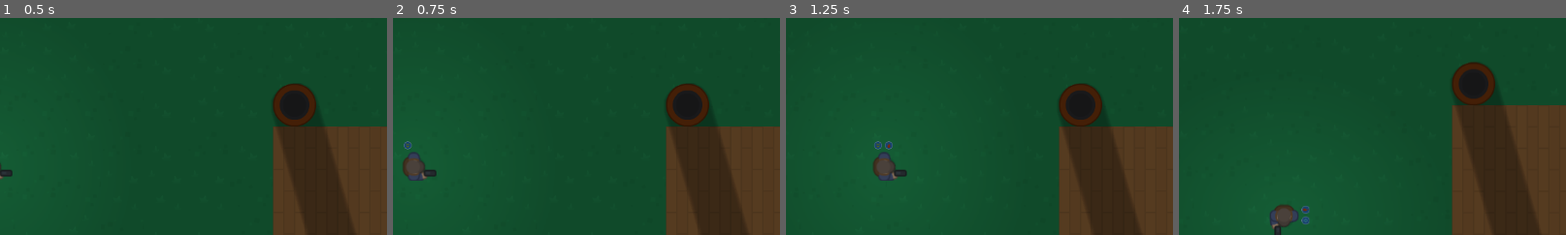
Above: before the commit, frames 1-4 (left to right).
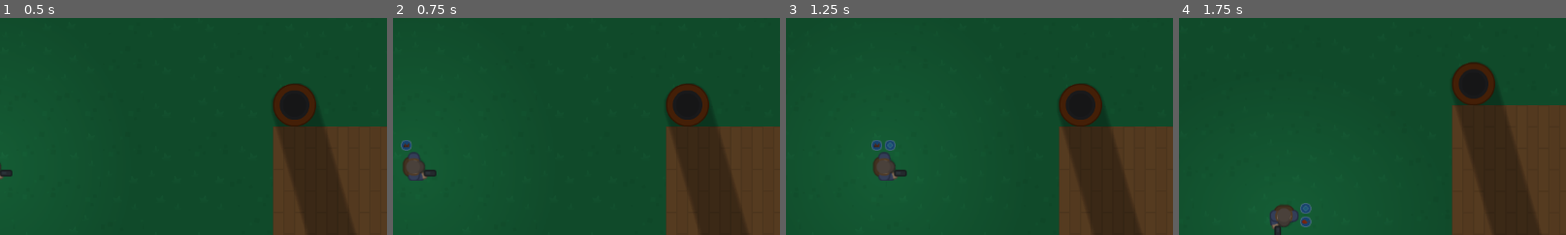
Above: after the commit, the same moments.

Repository: ChristopherDebray/godot_base
Game: Godot game, scene res://scenes/level/levels/level_test.tscn
Two runs of this game, one before a commit and one after it. Both use one fixed random seed, a clock stepped at 60 frames per second and the inputs below.
Inputs (mouse positions are % of the whole screen's width and height, from its top left):
- Up to frame 1 (0.5 s): no input
- Up to frame 2 (0.75 s): tap Enter at 0.5 s; move the mouse to (72, 45) at 0.52 s; hold D (right) from 0.53 s (still down); tap 3 (b_3_action) at 0.6 s
- Up to frame 3 (1.25 s): keep holding D (right); tap 1 (x_1_action) at 0.8 s
- Up to frame 4 (1.75 s): move the mouse to (30, 55) at 1.27 s; release D (right) at 1.28 s; hold S (down) from 1.28 s (still down); tap 1 (x_1_action) at 1.35 s; tap 2 (y_2_action) at 1.55 s
The pictures show only the part of the screen within x 15-65%, y 5-55%; the shares and areas given below are measured in that part.

Frame 1 is identical in both runs. In frame 2, less than 0.1% of the frame differs, in the area x 2-5%, y 56-62%; in frame 3, 0.2%, in the area x 22-29%, y 56-62%; in frame 4, 0.2%.

Commit message:
feat: added casting spell strategy

Diff:
--- a/project.godot
+++ b/project.godot
@@ -10,7 +10,7 @@
 
 [application]
 
-config/name="New Game Project"
+config/name="Mage_test"
 run/main_scene="uid://cx67ymxqoecu0"
 config/features=PackedStringArray("4.4", "Mobile")
 config/icon="res://icon.svg"
@@ -64,6 +64,11 @@
 "events": [Object(InputEventKey,"resource_local_to_scene":false,"resource_name":"","device":-1,"window_id":0,"alt_press …(192 unchanged characters)…
 ]
 }
+use_spell={
+"deadzone": 0.2,
+"events": [Object(InputEventMouseButton,"resource_local_to_scene":false,"resource_name":"","device":-1,"window_id":0,"alt_pressed":false,"shift_pressed":false,"ctrl_pressed":false,"meta_pressed":false,"button_mask":1,"position":Vector2(356, 18),"global_position":Vector2(365, 66),"factor":1.0,"button_index":1,"canceled":false,"pressed":true,"double_click":false,"script":null)
+]
+}
 
 [layer_names]
 
--- a/scenes/player/player.gd
+++ b/scenes/player/player.gd
@@ -15,6 +15,20 @@
 	FIRE,
 	EARTH,
 	WIND,
+}
+
+var spell_book := {
+	[ELEMENTS.FIRE, ELEMENTS.FIRE]: "Fireball",
+	[ELEMENTS.WATER, ELEMENTS.WATER]: "Ice Lance",
+	[ELEMENTS.EARTH, ELEMENTS.EARTH]: "Stone Shield",
+	[ELEMENTS.WIND, ELEMENTS.WIND]: "Gust",
+
+	[ELEMENTS.FIRE, ELEMENTS.WATER]: "Steam Burst",
+	[ELEMENTS.FIRE, ELEMENTS.EARTH]: "Magma Wave",
+	[ELEMENTS.WATER, ELEMENTS.WIND]: "Blizzard",
+	[ELEMENTS.EARTH, ELEMENTS.WIND]: "Sandstorm",
+	[ELEMENTS.FIRE, ELEMENTS.WIND]: "Flame Tornado",
+	[ELEMENTS.WATER, ELEMENTS.EARTH]: "Mud Trap",
 }
 
 const SPEED: float = 230.0
@@ -45,14 +59,17 @@
 
 func detect_interaction_inputs() -> void:
 	if Input.is_action_just_pressed("x_1_action"):
+		activate_element(ELEMENTS.WATER)
+	if Input.is_action_just_pressed("y_2_action"):
 		activate_element(ELEMENTS.FIRE)
-	if Input.is_action_just_pressed("y_2_action"):
-		activate_element(ELEMENTS.WATER)
 	if Input.is_action_just_pressed("b_3_action"):
-		activate_element(ELEMENTS.WIND)
+		activate_element(ELEMENTS.EARTH)
 
 	if Input.is_action_just_pressed("validate"):
 		print("validate");
+
+	if Input.is_action_just_pressed("use_spell"):
+		use_spell()
 
 func activate_element(element: ELEMENTS) -> void:
 	if active_elements.size() >= 2:
@@ -84,6 +101,36 @@
 		second_element.hide()
 		timer_second_element.stop()
 
+func get_aim_direction() -> Vector2:
+	if Input.get_connected_joypads().size():
+		var stick_direction: Vector2 = Vector2.RIGHT
+		stick_direction.x = Input.get_action_strength("aim_right") - Input.get_action_strength("aim_left")
+		stick_direction.y = Input.get_action_strength("aim_down") - Input.get_action_strength("aim_up")
+		return Vector2.ZERO.direction_to(stick_direction)
+
+	return global_position.direction_to(get_global_mouse_position())
+
+func use_spell() -> void:
+	var spell_name = get_spell_from_elements(active_elements)
+	print("Casting spell:", spell_name)
+	_remove_element(1)
+	_remove_element(0)
+
+func get_spell_from_elements(elements: Array[int]) -> String:
+	if elements.is_empty():
+		return "No spell"
+
+	var combo = elements.duplicate()
+	combo.sort() # ignore l’ordre d’activation
+
+	if spell_book.has(combo):
+		return spell_book[combo]
+
+	if combo.size() == 1 and spell_book.has([combo[0]]):
+		return spell_book[[combo[0]]]
+
+	return "Unknown combination"
+
 func _on_timer_first_element_timeout() -> void:
 	if active_elements.size() > 0:
 		_remove_element(0)
@@ -103,12 +150,3 @@
 	#
 	#if Input.is_action_just_pressed("switch_item_prev"):
 		#item_handler.switch_item(-1)
-#
-#func get_aim_direction() -> Vector2:
-	#if Input.get_connected_joypads().size():
-		#var stick_direction: Vector2 = Vector2.RIGHT
-		#stick_direction.x = Input.get_action_strength("aim_right") - Input.get_action_strength("aim_left")
-		#stick_direction.y = Input.get_action_strength("aim_down") - Input.get_action_strength("aim_up")
-		#return Vector2.ZERO.direction_to(stick_direction)
-	#
-	#return global_position.direction_to(get_global_mouse_position())
--- a/scenes/player/player.tscn
+++ b/scenes/player/player.tscn
@@ -74,14 +74,16 @@
 
 [node name="FirstElement" type="AnimatedSprite2D" parent="."]
 visible = false
-position = Vector2(-8, -32)
+position = Vector2(-10, -32)
+scale = Vector2(1.4, 1.4)
 sprite_frames = SubResource("SpriteFrames_5gtgg")
 frame = 3
 frame_progress = 0.0933576
 
 [node name="SecondElement" type="AnimatedSprite2D" parent="."]
 visible = false
-position = Vector2(8, -32)
+position = Vector2(10, -32)
+scale = Vector2(1.4, 1.4)
 sprite_frames = SubResource("SpriteFrames_5gtgg")
 frame = 3
 frame_progress = 0.0933576
